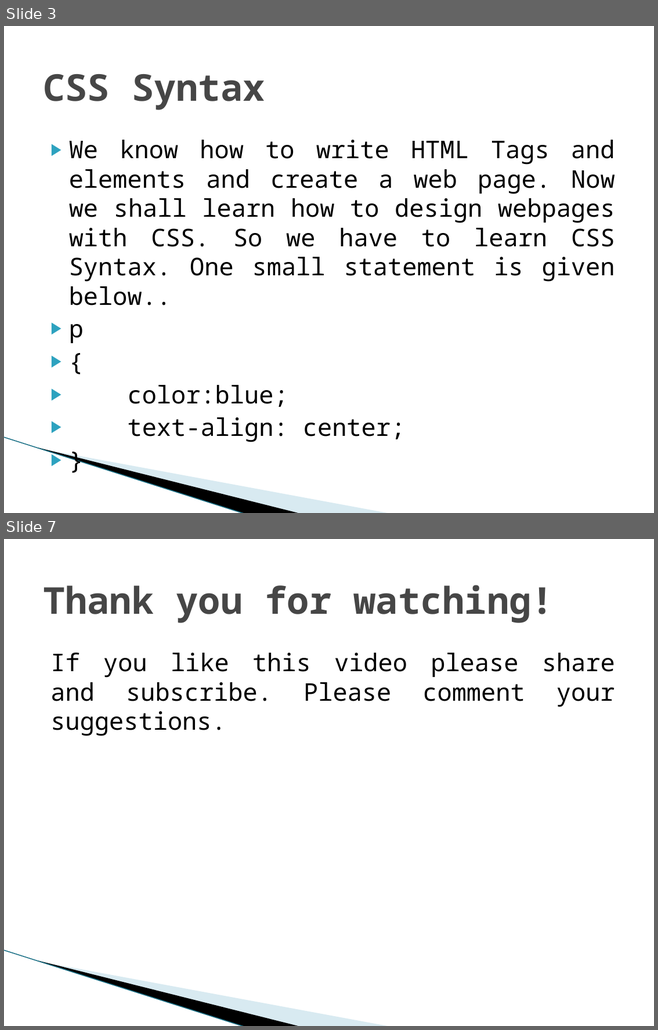
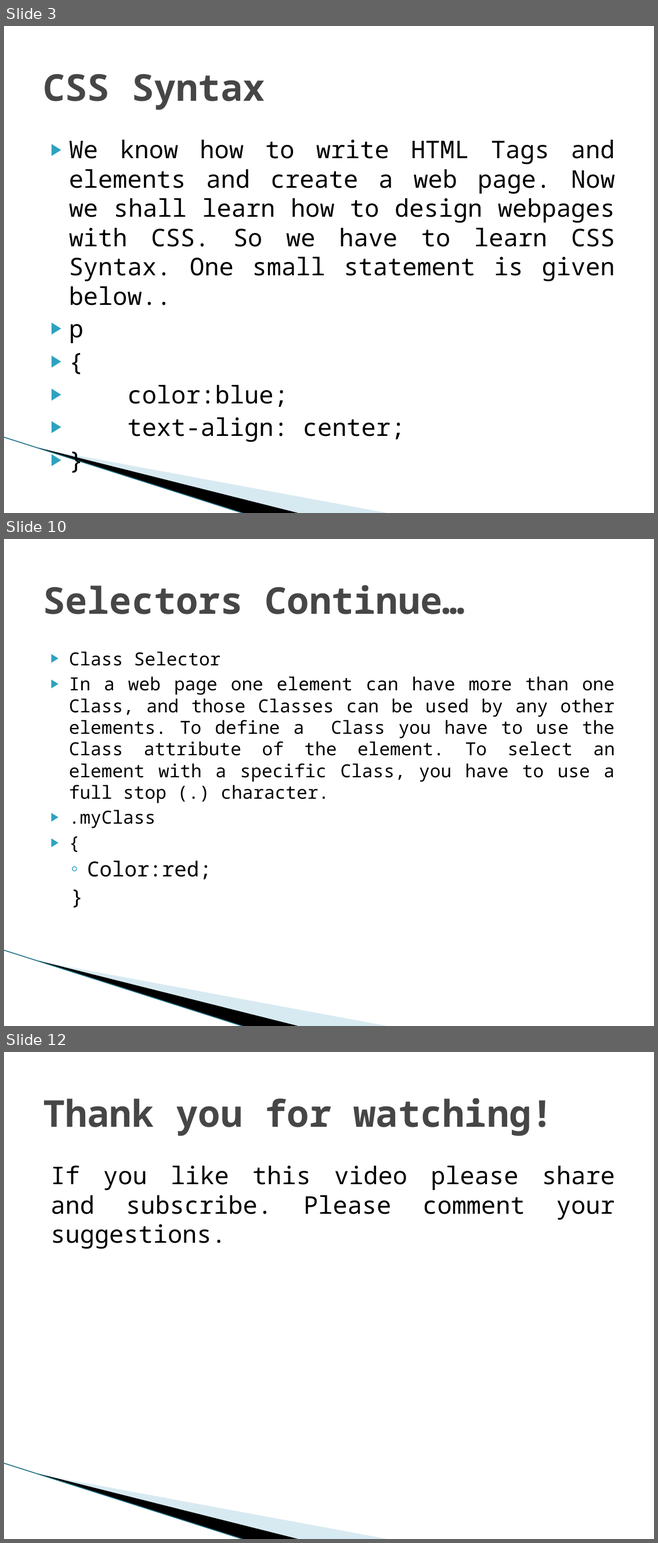
Before and after one commit to biswajitpoddar/youtubeDocuments, a slide deck: CSS PowerPoints/CSS Syntax.pptx. Shown one above the other, each under a label of ours: slides 3 and 7 before the commit, slides 3, 10 and 12 after it; the slides between them are not shown. The pictures are 658x1030 and 658x1543 pixels, drawn with LibreOffice and Linux fonts; fonts in the diff are those of the drawing; background and template pictures are left out. Boxes give left, top, right and bottom in pixels: in the first picture for what was removed or moved away, otherwise in the second. Text is boxed around its words. In the diff, an @@ line names an element or a change of style, - is before the commit and + after.

```diff
--- a/CSS PowerPoints/CSS Syntax.pptx
+++ b/CSS PowerPoints/CSS Syntax.pptx
@@ slide 10 added at (4, 539, 654, 1026), background #FFFFFF; not listed: 3 template elements that a slide beside it also shows @@
@@ title added at (43, 585, 465, 614), 41 pt, text #464646, bold @@
+Selectors Continue…
@@ text added at (69, 652, 614, 879), 20 pt, text #000000 @@
+▶ Class Selector
+▶ In a web page one element can have more than one Class, and those Classes can be used by any other elements. To define a Class you have to use the Class attribute of the element. To select an element with a specific Class, you have to use a full stop (.) character.
+▶ .myClass
+▶ {
+  ◦ Color:red;
+  }
@@ what was slide 7 is now slide 12 @@
```
Also in this commit, not shown: 2 slides changed, 5 other slides added, 1 slide removed.
